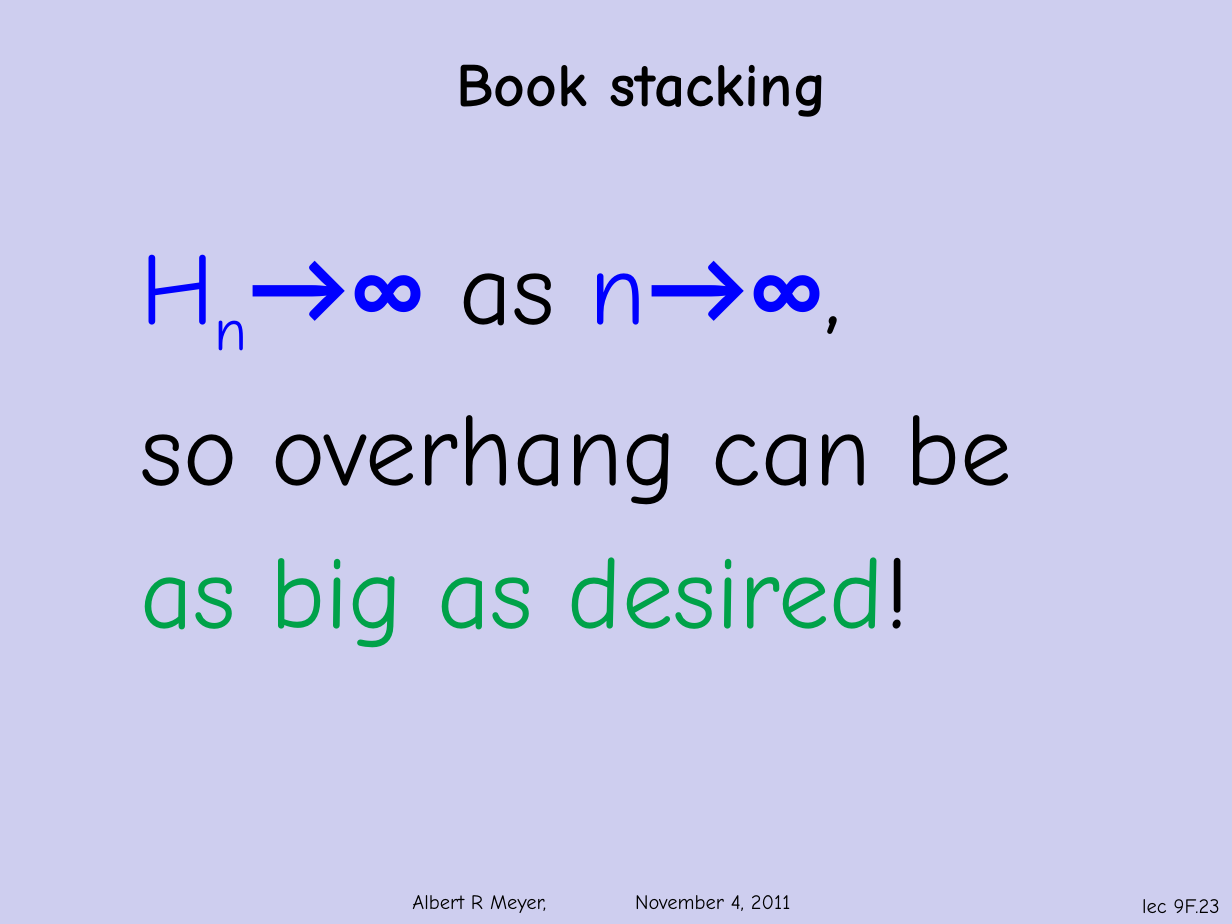
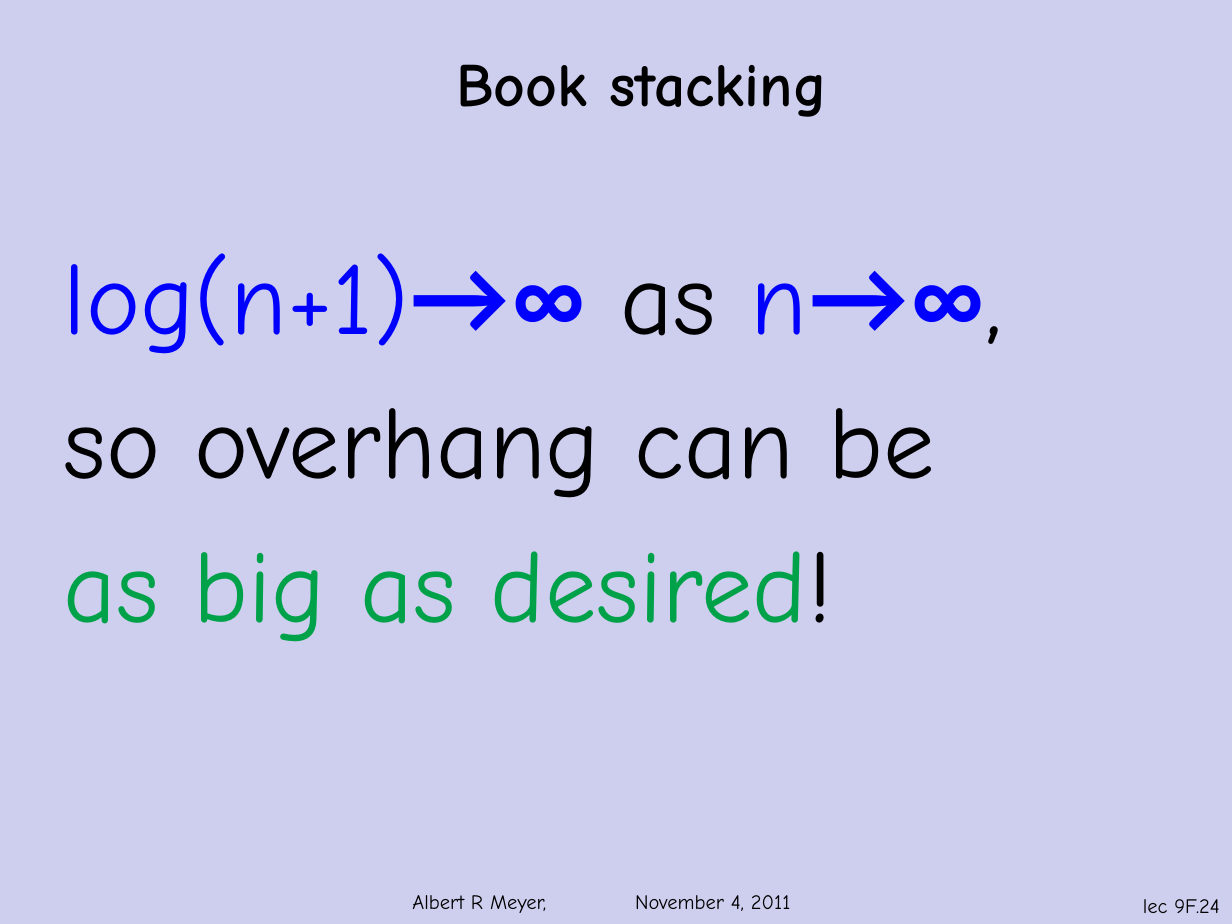
Before and after one commit to armeyer/mcs_web, a slide deck: slide 24 of fall11/slidesF11/slides9f.pptx (slide 23 before the commit). Drawn at 1232x924 pixels with LibreOffice and Linux fonts; fonts in the diff are those of the drawing; background and template pictures are left out. Boxes give left, top, right and bottom in pixels: in the first picture for what was removed or moved away, otherwise in the second. Text is boxed around its words. In the diff, an @@ line names an element or a change of style, - is before the commit and + after.

```diff
--- a/fall11/slidesF11/slides9f.pptx
+++ b/fall11/slidesF11/slides9f.pptx
@@ text "log(n+1)→∞ as n→∞,": place and size @@
-text "log(n+1)→∞ as n→∞," at [141, 261, 1011, 648]
+text "log(n+1)→∞ as n→∞," at [64, 253, 1002, 642]
@@ text at [64, 253, 1002, 354]: text changed @@
-Hn→∞ as n→∞,
+log(n+1)→∞ as n→∞,
@@ page number at [1143, 899, 1219, 913]: text changed @@
-lec 9F.23
+lec 9F.24
```
Also in this commit, not shown: 14 other slides changed, 1 slide added, 4 other files.
